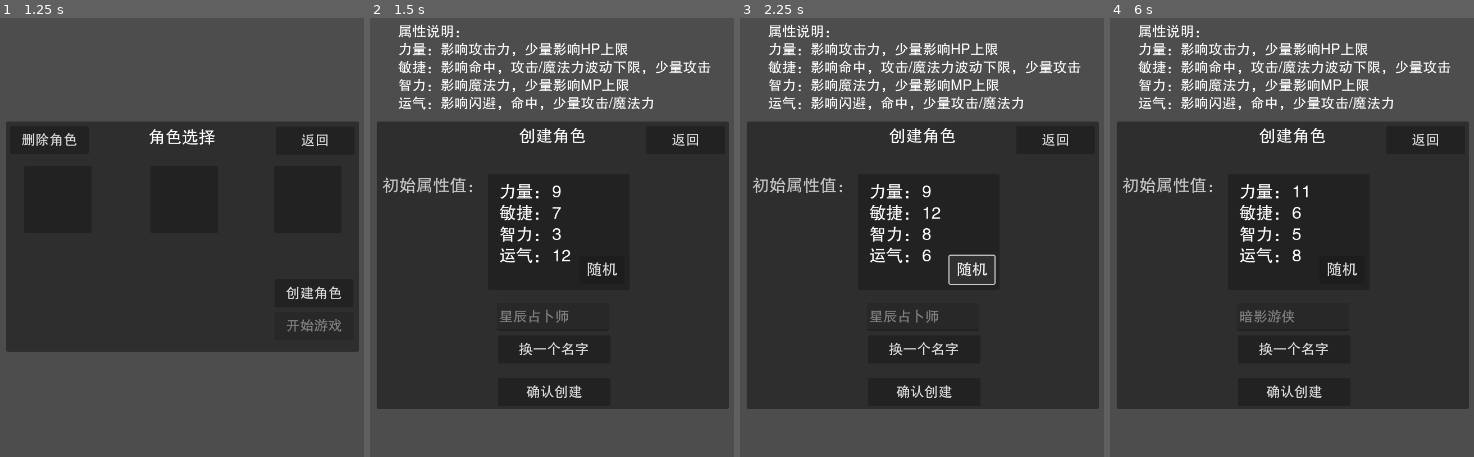
Above: before the commit, frames 1-4 (left to right).
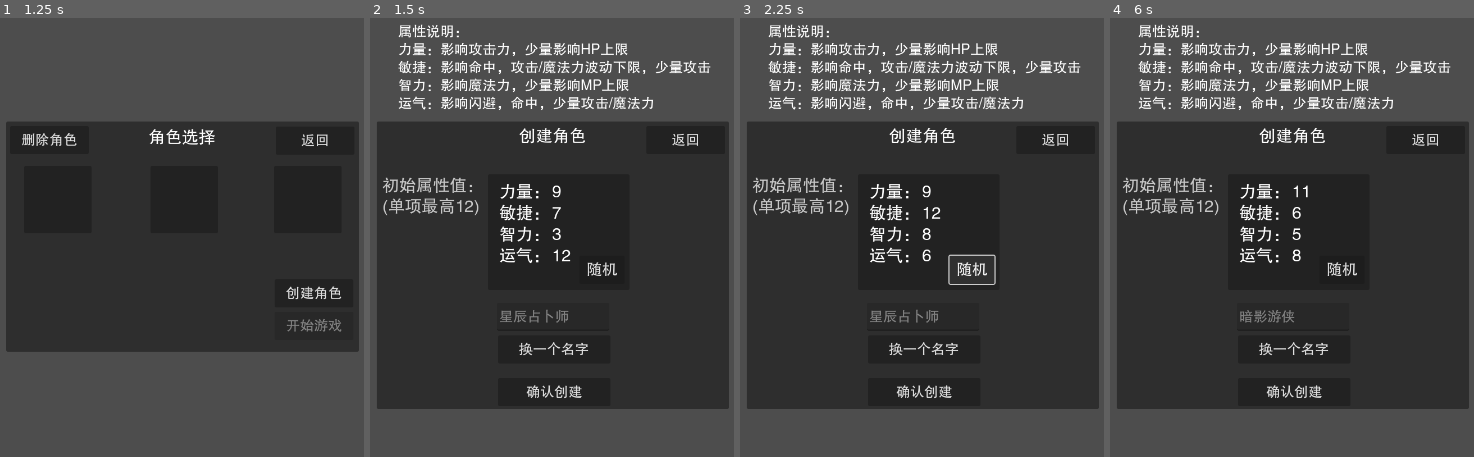
Above: after the commit, the same moments.

Repository: limingboGitHub/TextAdventure
Game: Godot game, scene res://src/scenes/start.tscn
Two runs of this game, one before a commit and one after it. Both use one fixed random seed, a clock stepped at 60 frames per second and the inputs below.
Inputs:
- Up to frame 1 (1.25 s): click "开始游戏" at 0.5 s
- Up to frame 2 (1.5 s): click "创建角色" at 1.25 s
- Up to frame 3 (2.25 s): click "随机" at 2 s
- Up to frame 4 (6 s): click "确认创建" at 2.75 s; click "删除角色" at 3.5 s; click "返回" at 4.25 s; click "开始游戏" at 5 s; click "创建角色" at 5.75 s

Frame 1 is identical in both runs. In frame 2, 0.4% of the frame differs, in the area x 3-30%, y 41-45%; in frame 3, 0.4%; in frame 4, 0.4%.

Commit message:
feat: 增加随机属性说明

Diff:
--- a/src/scenes/role_create.tscn
+++ b/src/scenes/role_create.tscn
@@ -38,7 +38,8 @@
 offset_bottom = 783.0
 theme = ExtResource("2_ux6g7")
 theme_override_colors/font_color = Color(0.784314, 0.784314, 0.784314, 1)
-text = "初始属性值："
+text = "初始属性值：
+(单项最高12)"
 
 [node name="AttributeRoot" type="Panel" parent="."]
 layout_mode = 0
